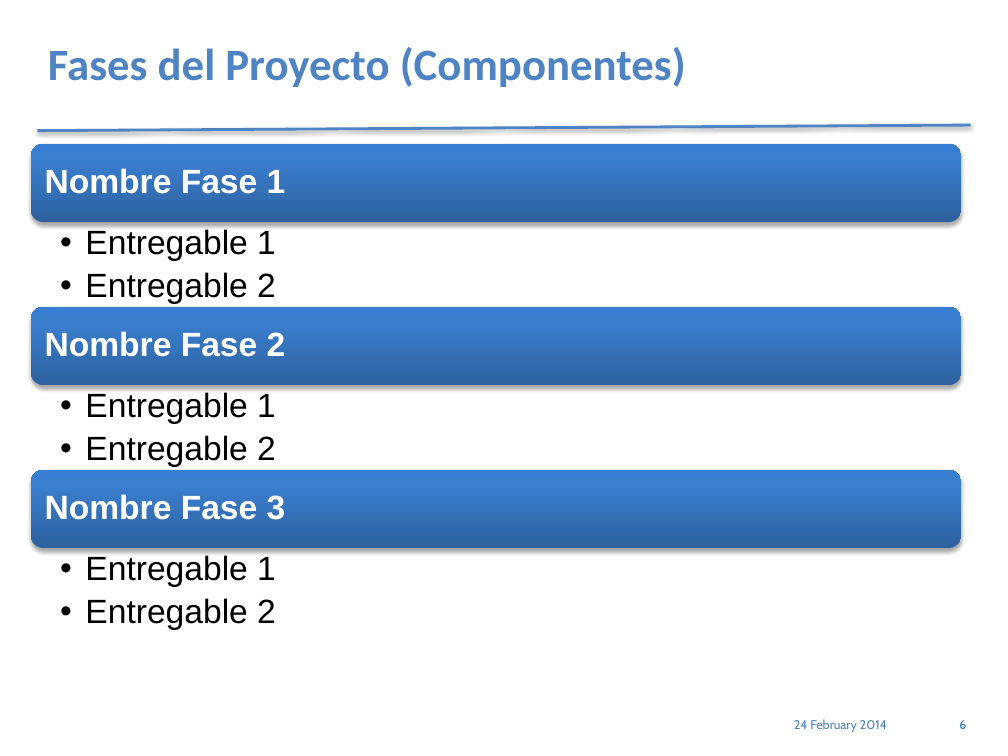
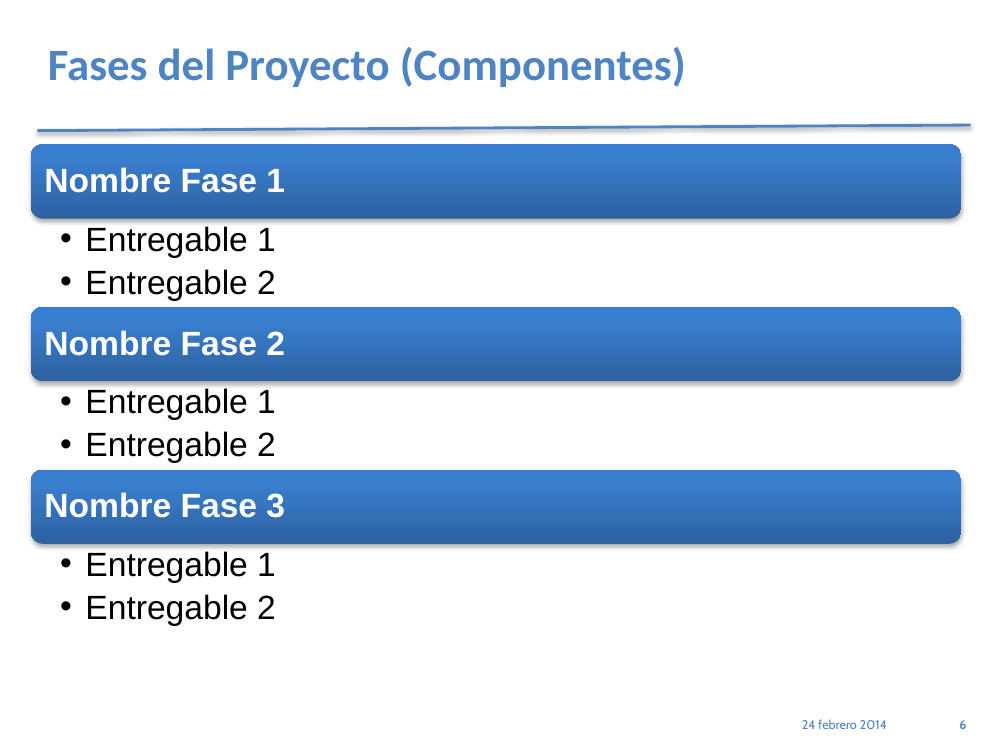
Before and after one commit to jholoc/proyectoScrapy, a slide deck: slide 6 of PlantillaPresetnacionPracticum_4.1.pptx. Drawn at 1008x756 pixels with LibreOffice and Linux fonts; fonts in the diff are those of the drawing. Boxes give left, top, right and bottom in pixels: in the first picture for what was removed or moved away, otherwise in the second. Text is boxed around its words. In the diff, an @@ line names an element or a change of style, - is before the commit and + after.

```diff
--- a/PlantillaPresetnacionPracticum_4.1.pptx
+++ b/PlantillaPresetnacionPracticum_4.1.pptx
@@ rounded rectangle: place and size @@
-rounded rectangle at [30,144,961,223]
+rounded rectangle at [30,144,961,219]
@@ text "Entregable 1": place and size @@
-text "Entregable 1" at [85,392,276,467]
+text "Entregable 1" at [85,388,276,463]
@@ rounded rectangle: place and size @@
-rounded rectangle at [30,470,961,548]
+rounded rectangle at [30,470,961,544]
@@ text "Entregable 1": place and size @@
-text "Entregable 1" at [85,555,276,630]
+text "Entregable 1" at [85,551,276,626]
@@ text at [802,719,887,729]: text changed @@
-24 February 2014
+24 febrero 2014
```
Also in this commit, not shown: 11 other slides changed, 2 other files.
